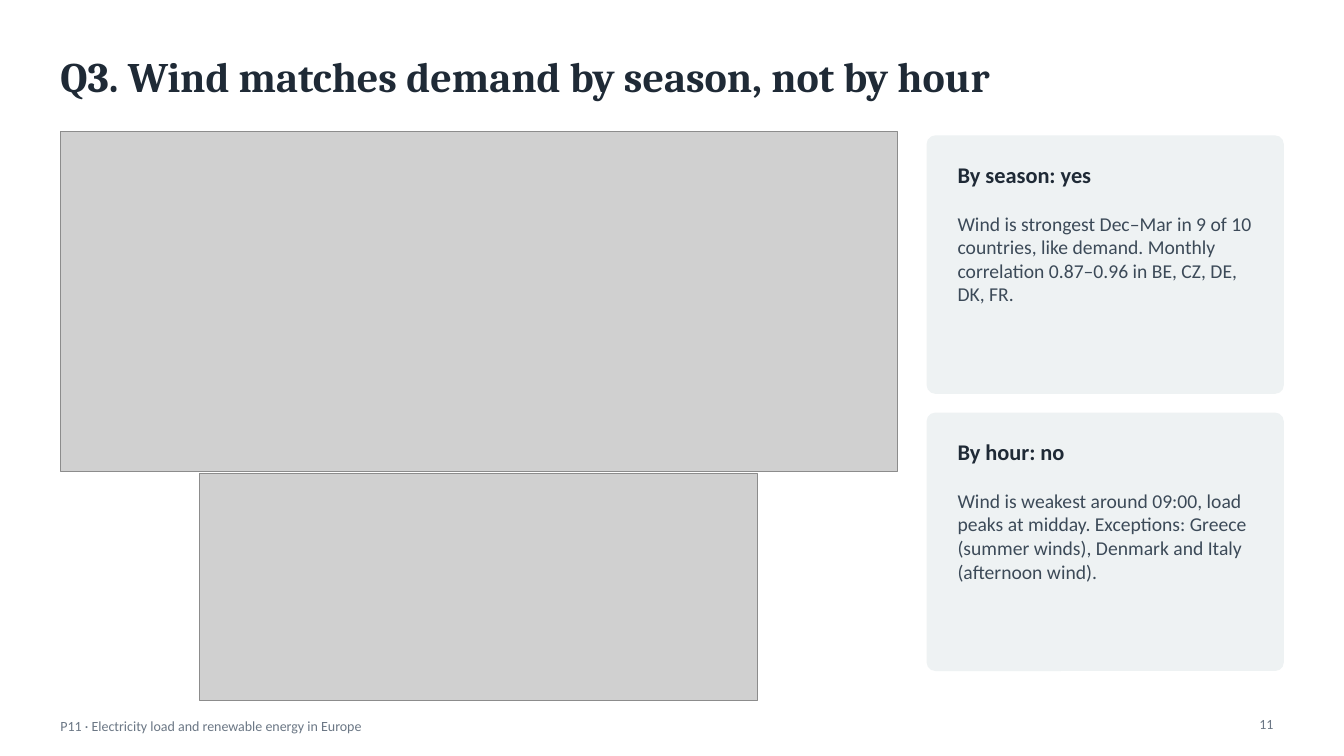
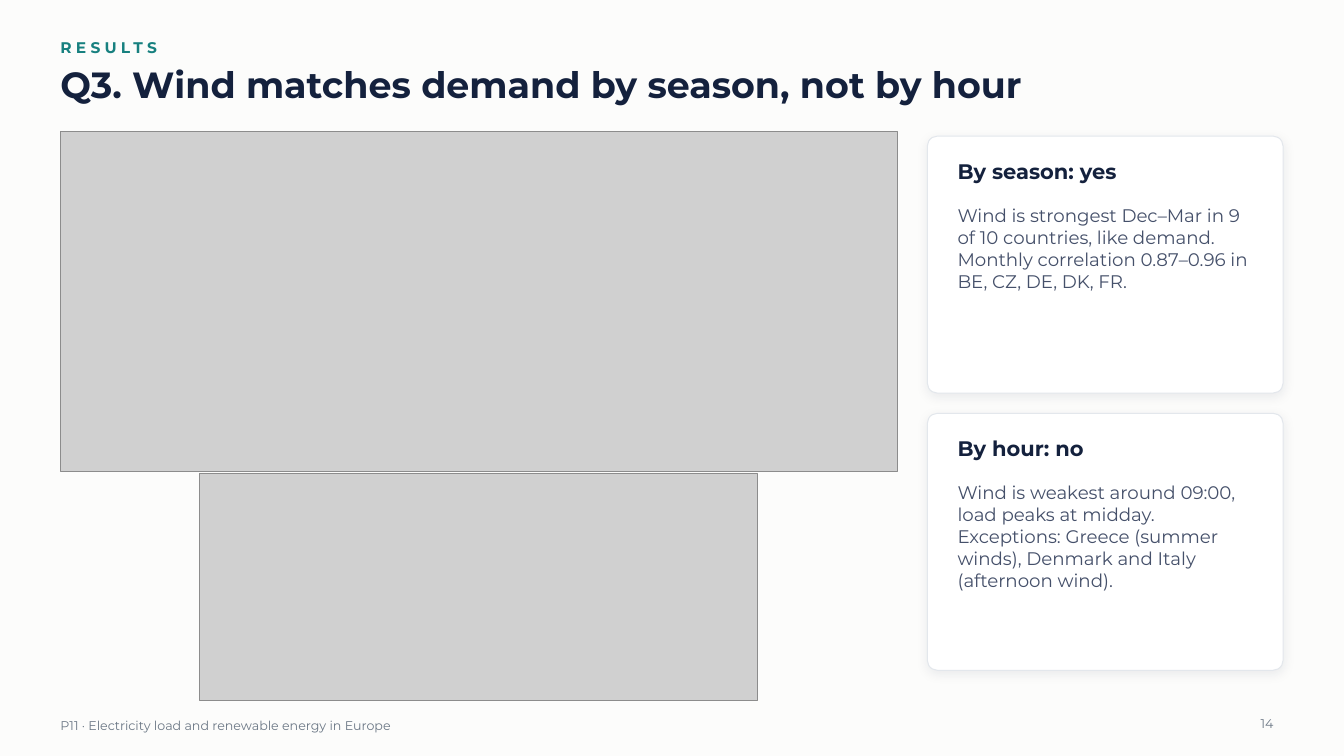
Before and after one commit to krishmungase/P11-Energy, a slide deck: slide 14 of slides/P11_Energy_Presentation.pptx (slide 11 before the commit). Drawn at 1344x756 pixels with LibreOffice and Linux fonts; fonts in the diff are those of the drawing; grey boxes stand for pictures. Boxes give left, top, right and bottom in pixels: in the first picture for what was removed or moved away, otherwise in the second. Text is boxed around its words. In the diff, an @@ line names an element or a change of style, - is before the commit and + after.

Commit message:
Slides: new design with Montserrat, section dividers and a PDF copy
- dark cover and four numbered section dividers, section label above
  each title, white cards on the same surface colour as the charts
- Montserrat for all text; the PDF has the font embedded, for PCs where
  Montserrat is not installed
- fixed text that overflowed its card with the wider font

```diff
--- a/slides/P11_Energy_Presentation.pptx
+++ b/slides/P11_Energy_Presentation.pptx
@@ background #FFFFFF to #FCFCFB @@
@@ text added at [60,33,867,62], 11 pt, text #17807F, bold @@
+RESULTS
@@ title "Q3. Wind matches demand by ...": place and size @@
-title "Q3. Wind matches demand by ..." at [60,62,989,102]
+title "Q3. Wind matches demand by ..." at [60,69,1022,106]
@@ title "Q3. Wind matches demand by ..." at [60,69,1022,106]: size 30 to 26 pt, font Cambria to Montserrat, text colour #1F2A36 to #14213D; vertical alignment middle to top @@
@@ rounded rectangle at [928,136,1284,393]: fill #EEF2F3 to #FFFFFF; outline #EEF2F3 1 pt to #E3E7EC 0.75 pt; shadow on; proportions changed @@
@@ text "By season: yes" at [958,164,1117,184]: size 16 to 15 pt, font Calibri to Montserrat, text colour #1F2A36 to #14213D @@
@@ text "Wind is strongest Dec–Mar in ..." at [958,208,1247,291]: size 14 to 13 pt, font Calibri to Montserrat, text colour #3C4A58 to #45506A @@
@@ text "Wind is strongest Dec–Mar in ...": place and size @@
-text "Wind is strongest Dec–Mar in ..." at [958,217,1251,304]
+text "Wind is strongest Dec–Mar in ..." at [958,208,1247,291]
@@ rounded rectangle at [928,413,1284,670]: fill #EEF2F3 to #FFFFFF; outline #EEF2F3 1 pt to #E3E7EC 0.75 pt; shadow on; proportions changed @@
@@ text "By hour: no" at [958,440,1083,461]: size 16 to 15 pt, font Calibri to Montserrat, text colour #1F2A36 to #14213D @@
@@ text "Wind is weakest around 09:00, ...": place and size @@
-text "Wind is weakest around 09:00, ..." at [958,494,1247,582]
+text "Wind is weakest around 09:00, ..." at [958,485,1236,591]
@@ text "Wind is weakest around 09:00, ..." at [958,485,1236,591]: size 14 to 13 pt, font Calibri to Montserrat, text colour #3C4A58 to #45506A @@
@@ text "P11 · Electricity load and ..." at [60,720,391,733]: size 10 to 9 pt, font Calibri to Montserrat @@
@@ page number at [1261,719,1274,728]: text changed; size 10 to 9 pt; font Calibri to Montserrat @@
-11
+14
```
Also in this commit, not shown: 16 other slides changed, 4 slides added, 3 other files.
